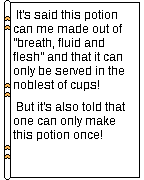
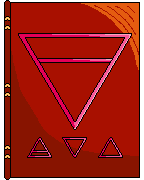
The second 144 x 180 image is a revision of the first. Changes to its layers:
hid group "8" (1 layers) over (5, 1, 139, 179)
hid "p8" over (5, 1, 139, 179)
renamed "book" to "cover", painted on it over (5, 1, 139, 179)
